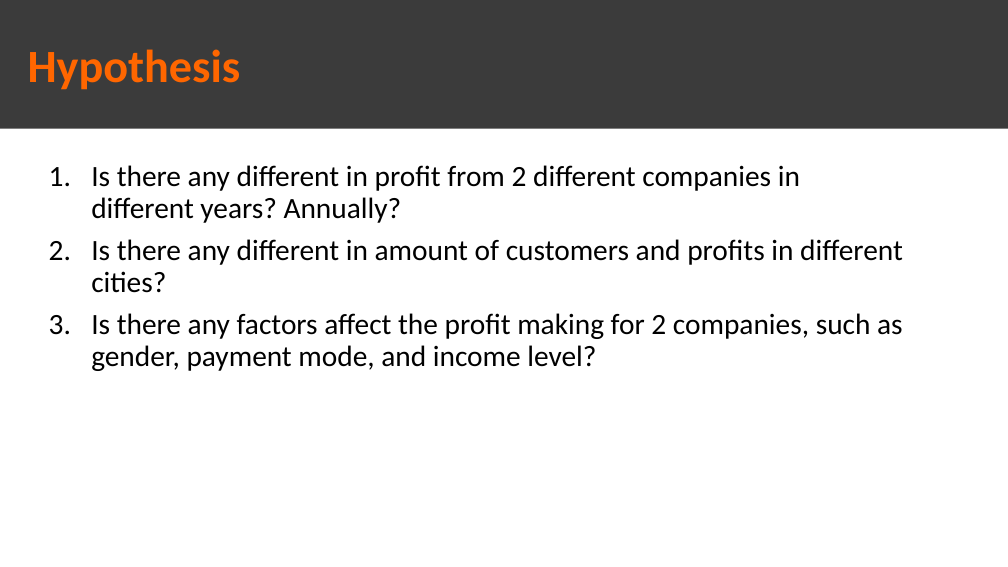
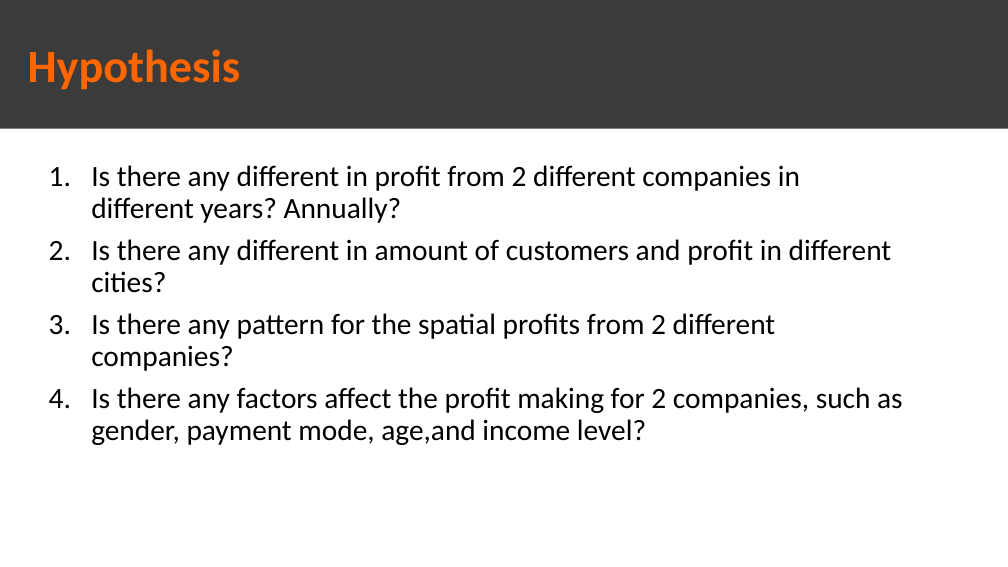
Before and after one commit to qngyn/DataGlacier, a slide deck: slide 5 of Week3/G2M_presentation.pptx. Drawn at 1008x567 pixels with LibreOffice and Linux fonts; fonts in the diff are those of the drawing. Boxes give left, top, right and bottom in pixels: in the first picture for what was removed or moved away, otherwise in the second. Text is boxed around its words. In the diff, an @@ line names an element or a change of style, - is before the commit and + after.

Commit message:
Update Presentation + EDA
- Include 3/5 hypothesis for the presentation file in Week 3 and add images folder for the presentation
- Edit errors in the EDA

```diff
--- a/Week3/G2M_presentation.pptx
+++ b/Week3/G2M_presentation.pptx
@@ text at box(91, 239, 903, 445): text changed @@
-2. Is there any different in amount of customers and profits in different cities?
-3. Is there any factors affect the profit making for 2 companies, such as gender, payment mode, and income level?
+2. Is there any different in amount of customers and profit in different cities?
+3. Is there any pattern for the spatial profits from 2 different companies?
+4. Is there any factors affect the profit making for 2 companies, such as gender, payment mode, age,and income level?
```
Also in this commit, not shown: 7 slides added, 13 other files.
